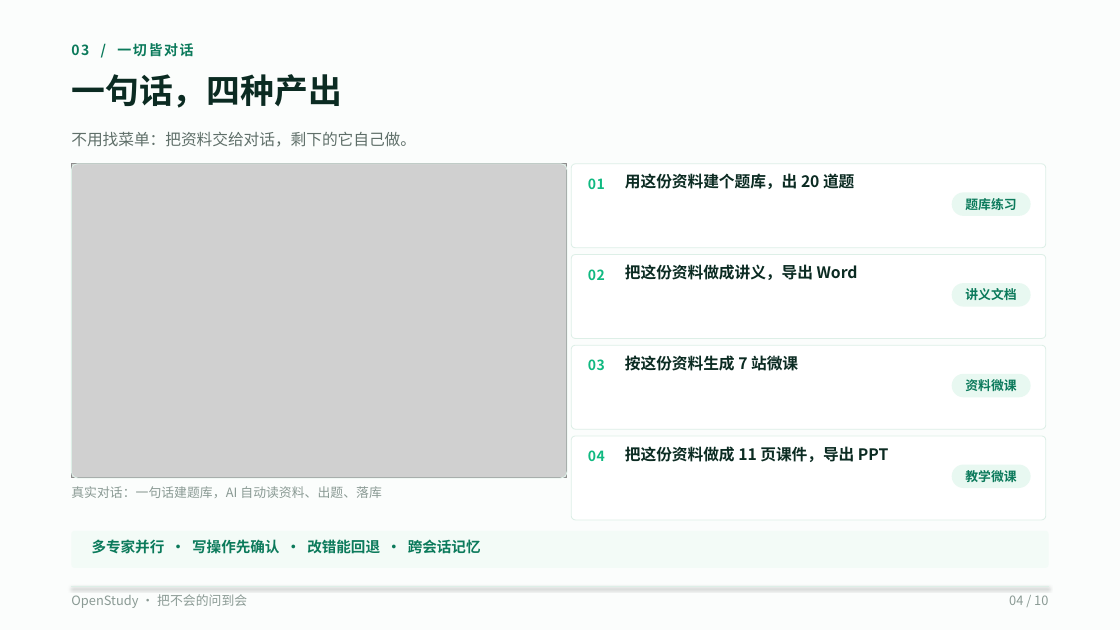
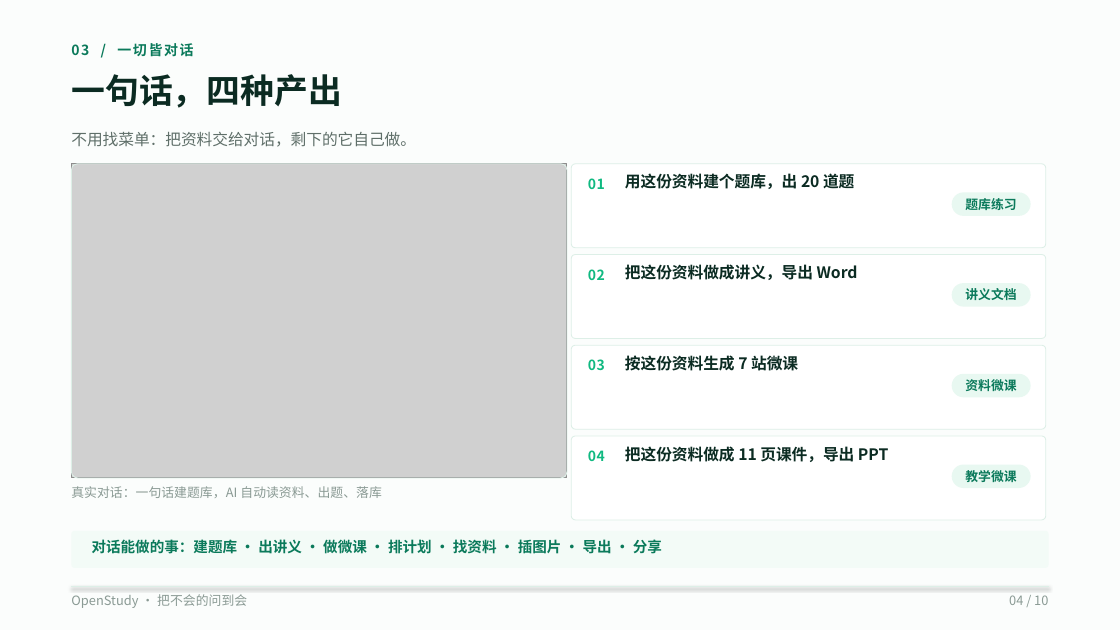
Before and after one commit to wufeng1234567/openstudy-fastapi-ts, a slide deck: slide 4 of doc/competition/OpenStudy-10页-V3-码道版.pptx. Drawn at 1120x630 pixels with LibreOffice and Linux fonts; fonts in the diff are those of the drawing; grey boxes stand for pictures. Boxes give left, top, right and bottom in pixels: in the first picture for what was removed or moved away, otherwise in the second. Text is boxed around its words. In the diff, an @@ line names an element or a change of style, - is before the commit and + after.

Commit message:
docs: 新增 Agent 架构页并重做资料空间与案例图示

```diff
--- a/doc/competition/OpenStudy-10页-V3-码道版.pptx
+++ b/doc/competition/OpenStudy-10页-V3-码道版.pptx
@@ text at bbox=[92, 538, 662, 557]: text changed @@
-多专家并行 · 写操作先确认 · 改错能回退 · 跨会话记忆
+对话能做的事：建题库 · 出讲义 · 做微课 · 排计划 · 找资料 · 插图片 · 导出 · 分享
```
Also in this commit, not shown: 1 other slide changed, 1 slide added, 1 slide removed, 6 other files.
